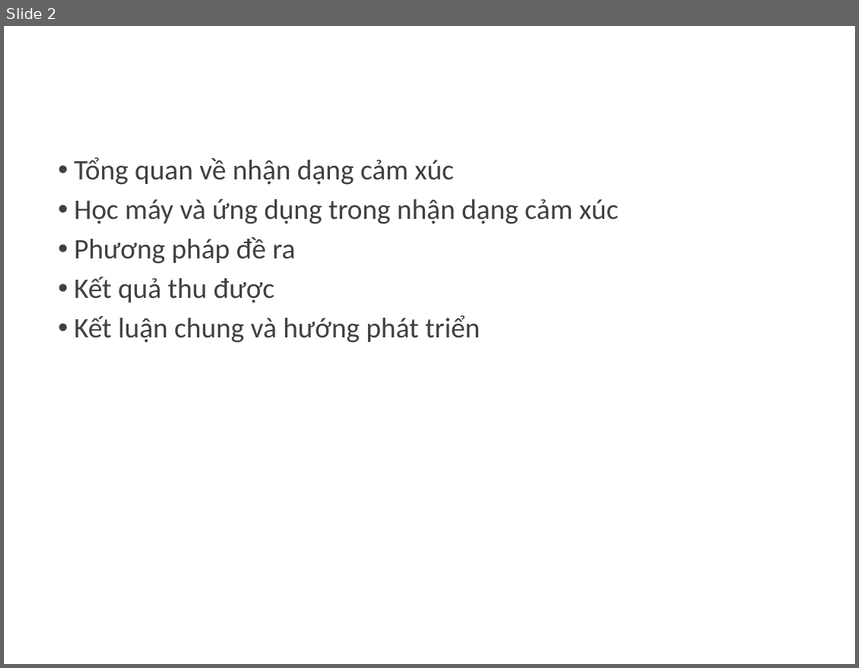
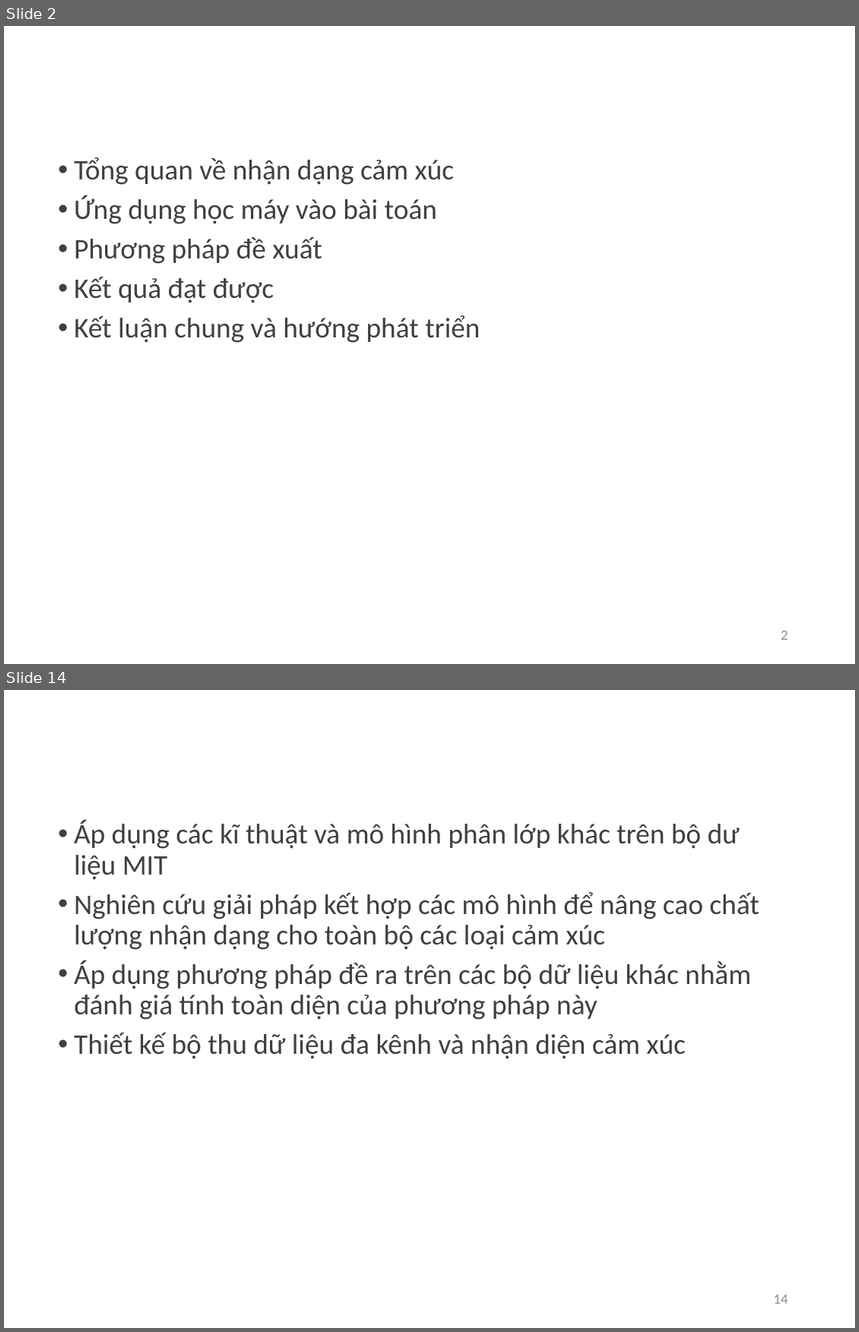
Before and after one commit to nguyennam2910/TriMun, a slide deck: Slide Thesis.pptx. Shown one above the other, each under a label of ours: slide 2 before the commit, slides 2 and 14 after it; the slides between them are not shown. The pictures are 859x668 and 859x1332 pixels, drawn with LibreOffice and Linux fonts; fonts in the diff are those of the drawing; background and template pictures are left out. Boxes give left, top, right and bottom in pixels: in the first picture for what was removed or moved away, otherwise in the second. Text is boxed around its words. In the diff, an @@ line names an element or a change of style, - is before the commit and + after.

```diff
--- a/Slide Thesis.pptx
+++ b/Slide Thesis.pptx
@@ slide 14 added at [4,690,855,1328], background picture (left out) @@
@@ title added at [49,690,797,805], 36 pt, text #FFFFFF, bold @@
+Hướng phát triển
@@ text added at [74,820,759,1059], 24 pt, text #404040 @@
+• Áp dụng các kĩ thuật và mô hình phân lớp khác trên bộ dư liệu MIT
+• Nghiên cứu giải pháp kết hợp các mô hình để nâng cao chất lượng nhận dạng cho toàn bộ các loại cảm xúc
+• Áp dụng phương pháp đề ra trên các bộ dữ liệu khác nhằm đánh giá tính toàn diện của phương pháp này
+• Thiết kế bộ thu dữ liệu đa kênh và nhận diện cảm xúc
@@ page number added at [774,1295,788,1304], 12 pt, text #8C8C8C @@
+14
@@ slide 2 changed as well @@
@@ text at [74,195,437,303]: text changed @@
-• Học máy và ứng dụng trong nhận dạng cảm xúc
-• Phương pháp đề ra
-• Kết quả thu được
+• Ứng dụng học máy vào bài toán
+• Phương pháp đề xuất
+• Kết quả đạt được
@@ page number added at [781,631,788,640], 12 pt, text #8C8C8C @@
+2
```
Also in this commit, not shown: 11 other slides added, 3 slides removed, 7 other files.
